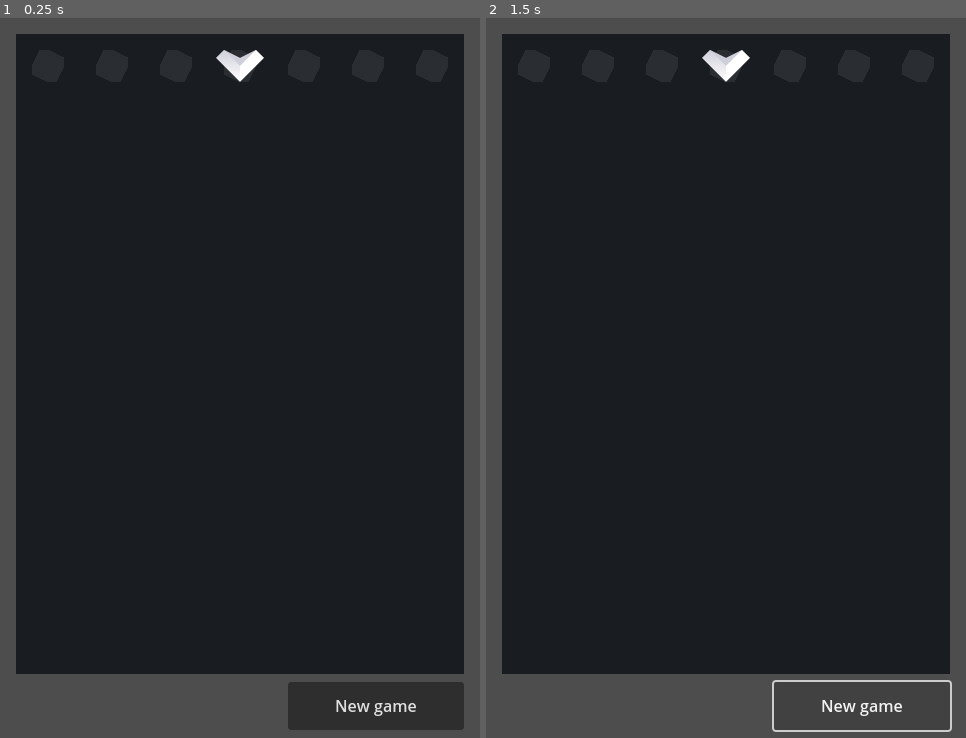
Above: before the commit, frames 1-2 (left to right).
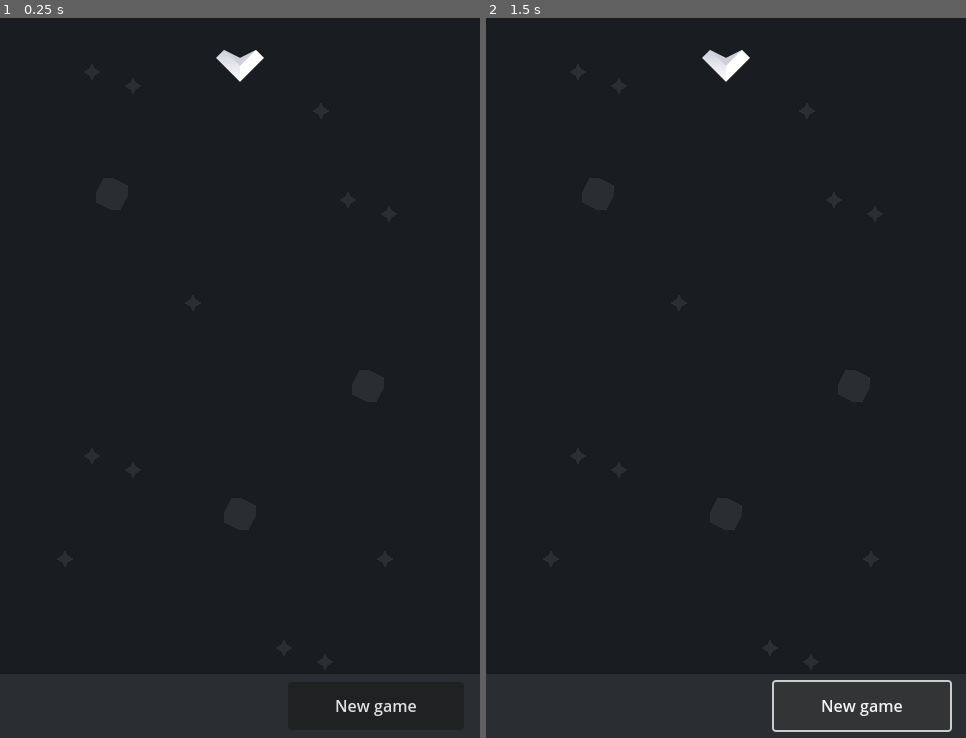
Above: after the commit, the same moments.

Repository: fabiomix/gmtk-2023
Game: Godot game, scene res://scenes/Main.tscn
Same seed, same stepped clock (60 frames per second), same inputs: the game is played once before the commit and once after it.
Inputs:
- Up to frame 1 (0.25 s): no input
- Up to frame 2 (1.5 s): click "New game" at 0.5 s; click "New game" at 1.25 s

The runs differ from the first frame. In frame 1, 15% of the frame differs, in the area x 0-100%, y 0-100%; in frame 2, 14%.

Commit message:
UI background and random space tiles

Diff:
--- a/scenes/GameBoard.tscn
+++ b/scenes/GameBoard.tscn
@@ -11,4 +11,4 @@
 tile_set = ExtResource("1_einto")
 cell_quadrant_size = 64
 format = 2
-layer_0/tile_data = PackedInt32Array(0, 2, 0, 1, 2, 0, 2, 2, 0, 3, 2, 0, 4, 2, 0, 5, 2, 0, 6, 2, 0, 65536, 1, 0, 65537, 1, 0, 65538, 1, 0, 65539, 1, 0, 65540, 1, 0, 65541, 1, 0, 65542, 1, 0, 131072, 1, 0, 131073, 1, 0, 131074, 1, 0, 131075, 1, 0, 131076, 1, 0, 131077, 1, 0, 131078, 1, 0, 196608, 1, 0, 196609, 1, 0, 196610, 1, 0, 196611, 1, 0, 196612, 1, 0, 196613, 1, 0, 196614, 1, 0, 262144, 1, 0, 262145, 1, 0, 262146, 1, 0, 262147, 1, 0, 262148, 1, 0, 262149, 1, 0, 262150, 1, 0, 327680, 1, 0, 327681, 1, 0, 327682, 1, 0, 327683, 1, 0, 327684, 1, 0, 327685, 1, 0, 327686, 1, 0, 393216, 1, 0, 393217, 1, 0, 393218, 1, 0, 393219, 1, 0, 393220, 1, 0, 393221, 1, 0, 393222, 1, 0, 458752, 1, 0, 458753, 1, 0, 458754, 1, 0, 458755, 1, 0, 458756, 1, 0, 458757, 1, 0, 458758, 1, 0, 524294, 1, 0, 524293, 1, 0, 524292, 1, 0, 524291, 1, 0, 524290, 1, 0, 524289, 1, 0, 524288, 1, 0, 589824, 1, 0, 589825, 1, 0, 589826, 1, 0, 589827, 1, 0, 589828, 1, 0, 589829, 1, 0, 589830, 1, 0)
+layer_0/tile_data = PackedInt32Array(0, 1, 0, 1, 3, 0, 2, 1, 0, 3, 1, 0, 4, 1, 0, 5, 1, 0, 6, 1, 0, 65536, 1, 0, 65537, 1, 0, 65538, 1, 0, 65539, 1, 0, 65540, 5, 0, 65541, 1, 0, 65542, 1, 0, 131072, 1, 0, 131073, 2, 0, 131074, 1, 0, 131075, 1, 0, 131076, 1, 0, 131077, 3, 0, 131078, 1, 0, 196608, 1, 0, 196609, 1, 0, 196610, 1, 0, 196611, 1, 0, 196612, 1, 0, 196613, 1, 0, 196614, 1, 0, 262144, 1, 0, 262145, 1, 0, 262146, 5, 0, 262147, 1, 0, 262148, 1, 0, 262149, 1, 0, 262150, 1, 0, 327680, 1, 0, 327681, 1, 0, 327682, 1, 0, 327683, 1, 0, 327684, 1, 0, 327685, 2, 0, 327686, 1, 0, 393216, 1, 0, 393217, 3, 0, 393218, 1, 0, 393219, 1, 0, 393220, 1, 0, 393221, 1, 0, 393222, 1, 0, 458752, 1, 0, 458753, 1, 0, 458754, 1, 0, 458755, 2, 0, 458756, 1, 0, 458757, 1, 0, 458758, 1, 0, 524294, 1, 0, 524293, 5, 0, 524292, 1, 0, 524291, 1, 0, 524290, 1, 0, 524289, 1, 0, 524288, 5, 0, 589824, 1, 0, 589825, 1, 0, 589826, 1, 0, 589827, 1, 0, 589828, 3, 0, 589829, 1, 0, 589830, 1, 0)
--- /dev/null
+++ b/scenes/Hud.tscn
@@ -0,0 +1,22 @@
+[gd_scene format=3 uid="uid://dlp5xpdycct5r"]
+
+[node name="HUD" type="Control"]
+layout_mode = 3
+anchors_preset = 15
+anchor_right = 1.0
+anchor_bottom = 1.0
+grow_horizontal = 2
+grow_vertical = 2
+
+[node name="BackgroundColor" type="ColorRect" parent="."]
+layout_mode = 0
+offset_right = 480.0
+offset_bottom = 720.0
+color = Color(0.0980392, 0.109804, 0.12549, 1)
+
+[node name="FooterColor" type="ColorRect" parent="."]
+layout_mode = 0
+offset_top = 656.0
+offset_right = 480.0
+offset_bottom = 720.0
+color = Color(0.164706, 0.176471, 0.192157, 1)
--- a/scenes/Main.tscn
+++ b/scenes/Main.tscn
@@ -1,11 +1,14 @@
-[gd_scene load_steps=4 format=3 uid="uid://4h8l3qpegw0o"]
+[gd_scene load_steps=5 format=3 uid="uid://4h8l3qpegw0o"]
 
 [ext_resource type="PackedScene" uid="uid://2ospmd2d1wc1" path="res://scenes/GameBoard.tscn" id="1_7sayr"]
 [ext_resource type="Script" path="res://scripts/Main.gd" id="1_navpx"]
 [ext_resource type="PackedScene" uid="uid://b7vtihlb0eo3m" path="res://scenes/Defender.tscn" id="2_stqie"]
+[ext_resource type="PackedScene" uid="uid://dlp5xpdycct5r" path="res://scenes/Hud.tscn" id="2_vjkib"]
 
 [node name="Main" type="Node2D"]
 script = ExtResource("1_navpx")
+
+[node name="HUD" parent="." instance=ExtResource("2_vjkib")]
 
 [node name="GameBoard" parent="." instance=ExtResource("1_7sayr")]
 
